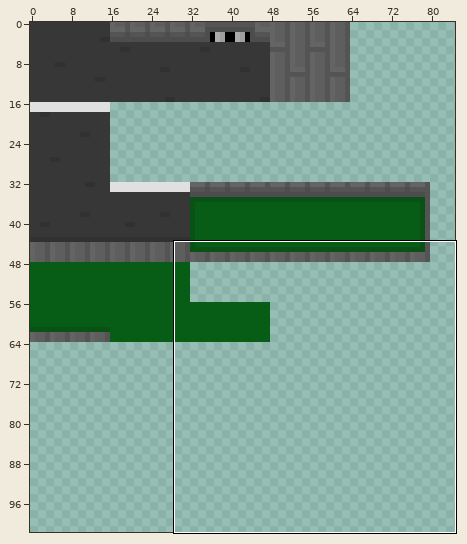
Two states of a sprite sheet, Assets/tiels/roadTielset.png. Above, an overview of the earlier version with the close-up marked.
Close-up. As it was:
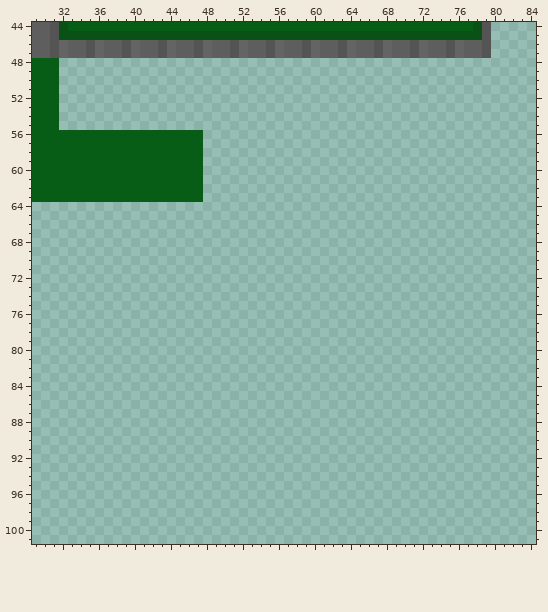
The file is 160x160 pixels. Colours within 5 levels of each other are drawn and written as one. Shown: x 29..84, y 44..101. The wide view leaves out empty margins.
And afterwards:
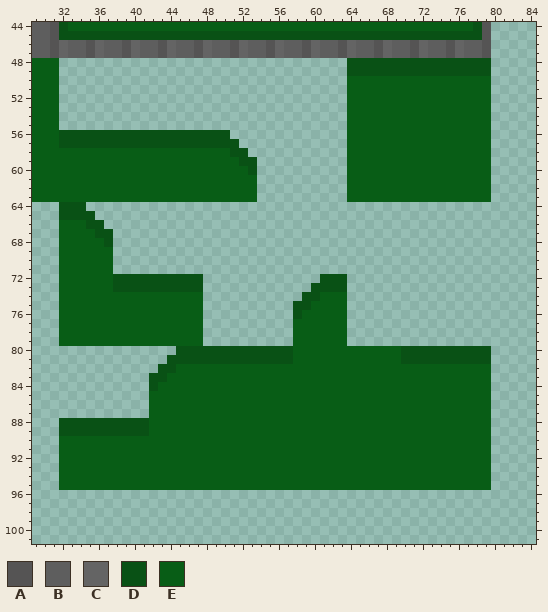
Palette (. is transparent): A #555454  B #5e5e5e  C #646464  D #095115  E #085d16
Log entry: Road Tileset Borders
Change:
y 48..49: x 64..79 ................ -> DDDDDDDDDDDDDDDD
y 50..55: x 64..79 ................ -> EEEEEEEEEEEEEEEE
y 56: x 32..50 EEEEEEEEEEEEEEEE... -> DDDDDDDDDDDDDDDDDDD; x 64..79 ................ -> EEEEEEEEEEEEEEEE
y 57: x 32..51 EEEEEEEEEEEEEEEE.... -> DDDDDDDDDDDDDDDDDDDD; x 64..79 ................ -> EEEEEEEEEEEEEEEE
y 58: x 48..52 ..... -> EEEDD; x 64..79 ................ -> EEEEEEEEEEEEEEEE
y 59: x 48..53 ...... -> EEEEDD; x 64..79 ................ -> EEEEEEEEEEEEEEEE
y 60: x 48..53 ...... -> EEEEED; x 64..79 ................ -> EEEEEEEEEEEEEEEE
y 61..63: x 48..53 ...... -> EEEEEE; x 64..79 ................ -> EEEEEEEEEEEEEEEE
y 64: x 32..34 ... -> DDD
y 65: x 32..35 .... -> DDDD
y 66: x 32..36 ..... -> EEEDD
y 67: x 32..37 ...... -> EEEEDD
y 68: x 32..37 ...... -> EEEEED
y 69..71: x 32..37 ...... -> EEEEEE
y 72: x 32..47 ................ -> EEEEEEDDDDDDDDDD; x 61..63 ... -> DDD
y 73: x 32..47 ................ -> EEEEEEDDDDDDDDDD; x 60..63 .... -> DDDD
y 74: x 32..47 ................ -> EEEEEEEEEEEEEEEE; x 59..63 ..... -> DDEEE
y 75: x 32..47 ................ -> EEEEEEEEEEEEEEEE; x 58..63 ...... -> DDEEEE
y 76: x 32..47 ................ -> EEEEEEEEEEEEEEEE; x 58..63 ...... -> DEEEEE
y 77..79: x 32..47 ................ -> EEEEEEEEEEEEEEEE; x 58..63 ...... -> EEEEEE
y 80: x 45..79 ................................... -> DDDDDDDDDDDDDEEEEEEEEEEEEDDDDDDDDDD
y 81: x 44..79 .................................... -> DDDDDDDDDDDDDDEEEEEEEEEEEEDDDDDDDDDD
y 82: x 43..79 ..................................... -> DDEEEEEEEEEEEEEEEEEEEEEEEEEEEEEEEEEEE
y 83: x 42..79 ...................................... -> DDEEEEEEEEEEEEEEEEEEEEEEEEEEEEEEEEEEEE
y 84: x 42..79 ...................................... -> DEEEEEEEEEEEEEEEEEEEEEEEEEEEEEEEEEEEEE
y 85..87: x 42..79 ...................................... -> EEEEEEEEEEEEEEEEEEEEEEEEEEEEEEEEEEEEEE
y 88..89: x 32..79 ................................................ -> DDDDDDDDDDEEEEEEEEEEEEEEEEEEEEEEEEEEEEEEEEEEEEEE
y 90..95: x 32..79 ................................................ -> EEEEEEEEEEEEEEEEEEEEEEEEEEEEEEEEEEEEEEEEEEEEEEEE
